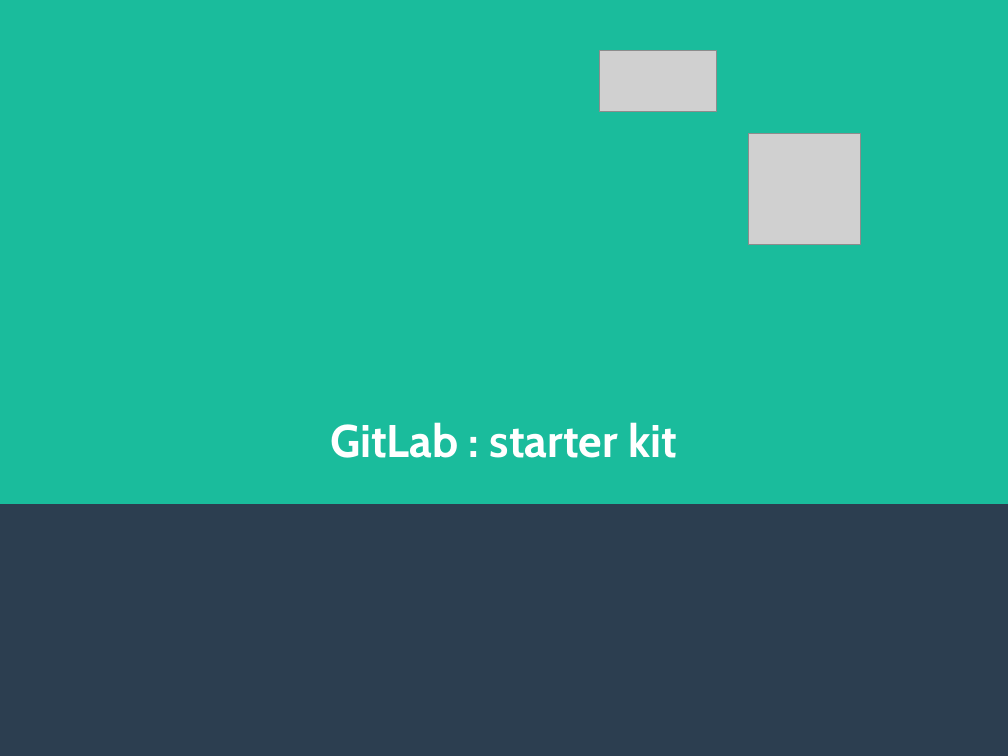
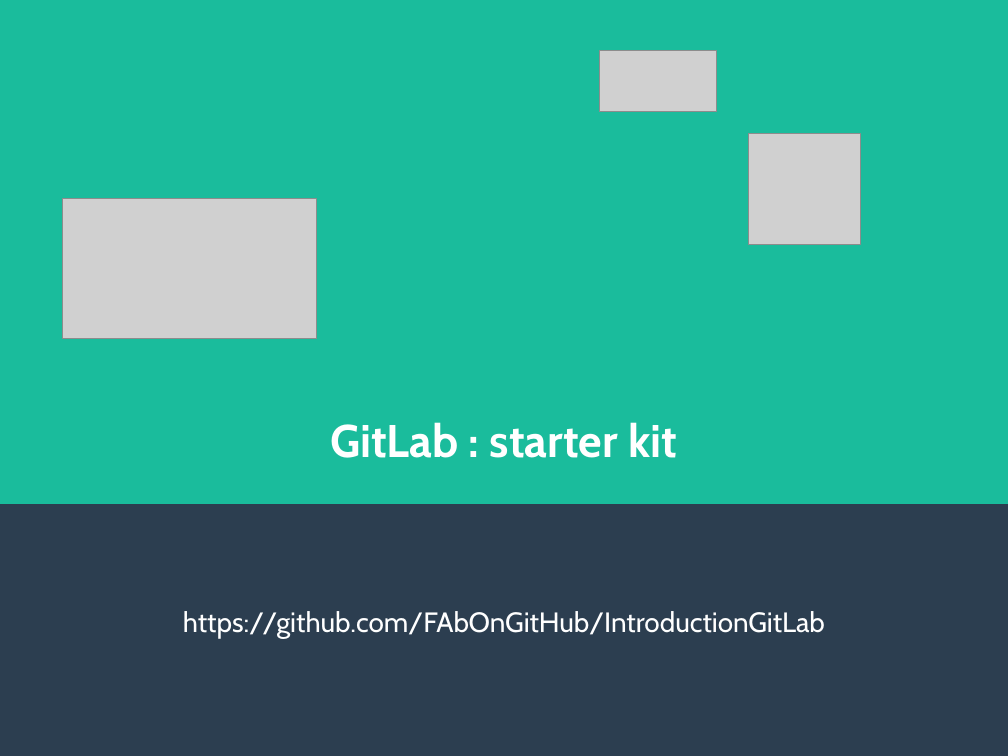
Before and after one commit to FAbOnGitHub/IntroductionGitLab, a slide deck: slide 1 of 20181008_initiation_GitLab_FM.odp. Drawn at 1008x756 pixels with LibreOffice and Linux fonts; fonts in the diff are those of the drawing; grey boxes stand for pictures. Boxes give left, top, right and bottom in pixels: in the first picture for what was removed or moved away, otherwise in the second. Text is boxed around its words. In the diff, an @@ line names an element or a change of style, - is before the commit and + after.

```diff
--- a/20181008_initiation_GitLab_FM.odp
+++ b/20181008_initiation_GitLab_FM.odp
@@ picture added at bbox=[63, 198, 317, 338] @@
@@ subtitle added at bbox=[183, 611, 825, 638], 22 pt, text #FFFFFF @@
+https://github.com/FAbOnGitHub/IntroductionGitLab
```
Also in this commit, not shown: 2 other slides changed, 2 slides added, 1 slide removed.
